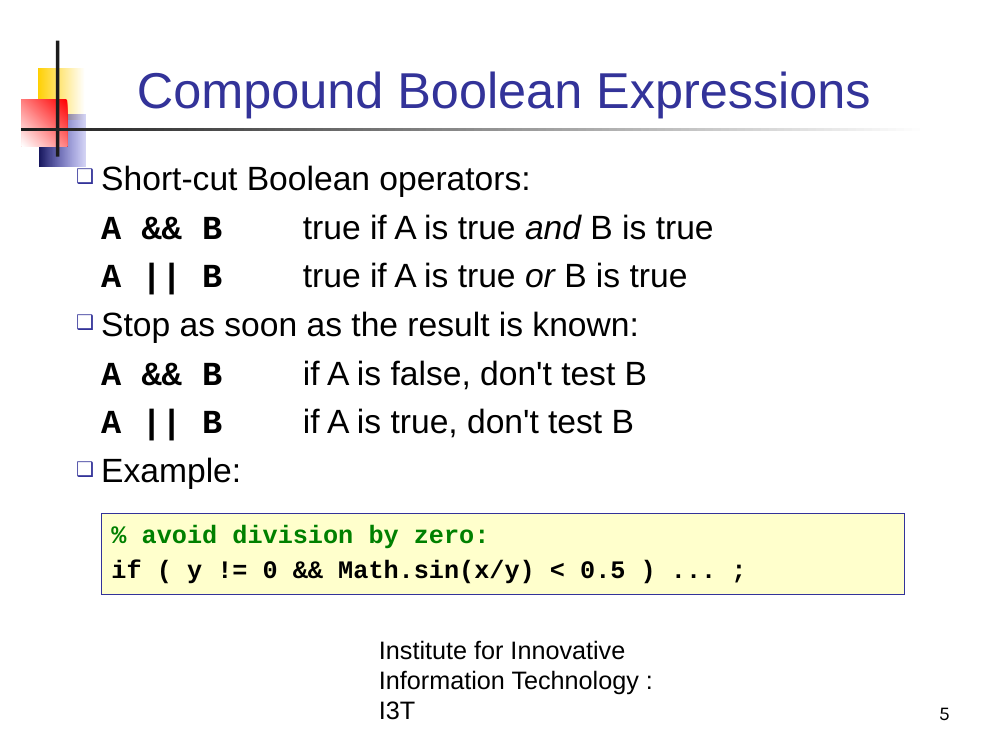
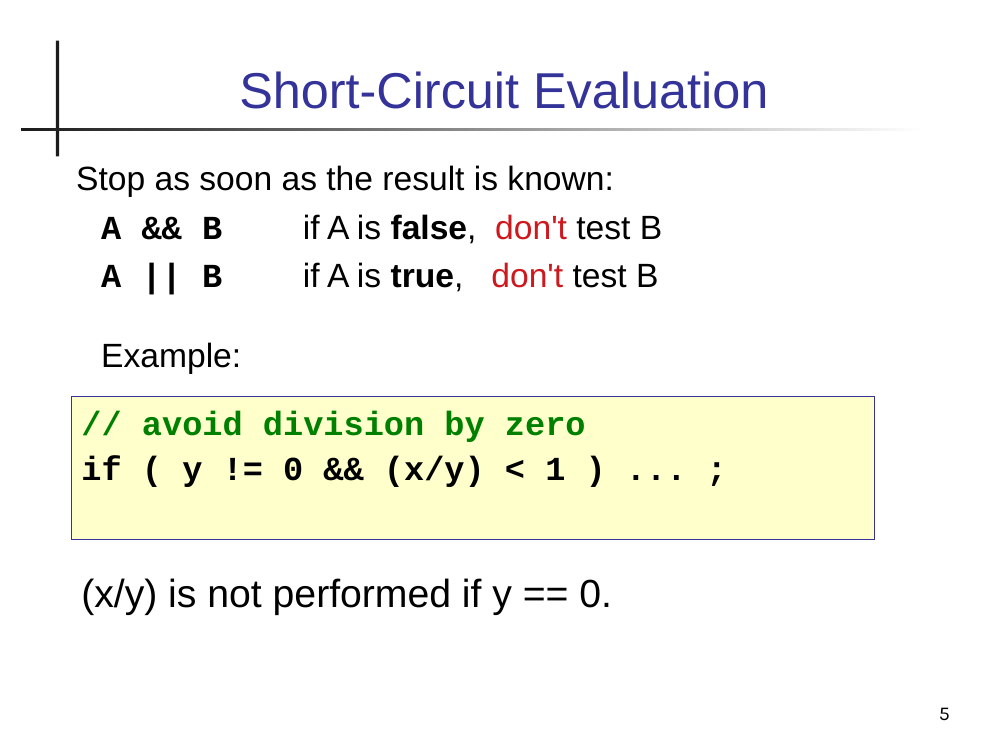
Before and after one commit to skeoop/skeoop.github.io, a slide deck: slide 5 of java-basics/10-Conditional2.ppt. Drawn at 1008x756 pixels with LibreOffice and Linux fonts; fonts in the diff are those of the drawing. Boxes give left, top, right and bottom in pixels: in the first picture for what was removed or moved away, otherwise in the second. Text is boxed around its words. In the diff, an @@ line names an element or a change of style, - is before the commit and + after.

```diff
--- a/java-basics/10-Conditional2.ppt
+++ b/java-basics/10-Conditional2.ppt
@@ rectangle removed at [37,68,85,120] @@
@@ title at [239,71,768,109]: text changed @@
-Compound Boolean Expressions
+Short-Circuit Evaluation
@@ rectangle removed at [22,100,68,146] @@
@@ rectangle removed at [39,115,85,167] @@
@@ text "Stop as soon as the ..." at [76,165,662,374]: text colour #000000 to #CE181E in "don't", "don't"; bold on in "false,", "true,"; bullet ❑ to none; more space between paragraphs @@
@@ text at [101,165,714,288]: paragraphs removed @@
-❑ Short-cut Boolean operators:
-A && B true if A is true and B is true
-A || B true if A is true or B is true
@@ rectangle "// avoid division by zero": place and size @@
-rectangle "// avoid division by zero" at [102,513,904,594]
+rectangle "// avoid division by zero" at [72,397,874,540]
@@ text in rectangle at [81,411,586,487]: text changed; size 18 to 24 pt; text colour #000000 to #008000 @@
-% avoid division by zero:
-if ( y != 0 && Math.sin(x/y) < 0.5 ) ... ;
+// avoid division by zero
+if ( y != 0 && (x/y) < 1 ) ... ;
@@ text added at [81,578,612,615], 28 pt, text #000000 @@
+(x/y) is not performed if y == 0.
@@ text removed at [379,640,639,720] @@
-Institute for Innovative Information Technology : I3T
```
Also in this commit, not shown: 21 other slides changed, 3 slides added, 8 slides removed, 14 other files.
